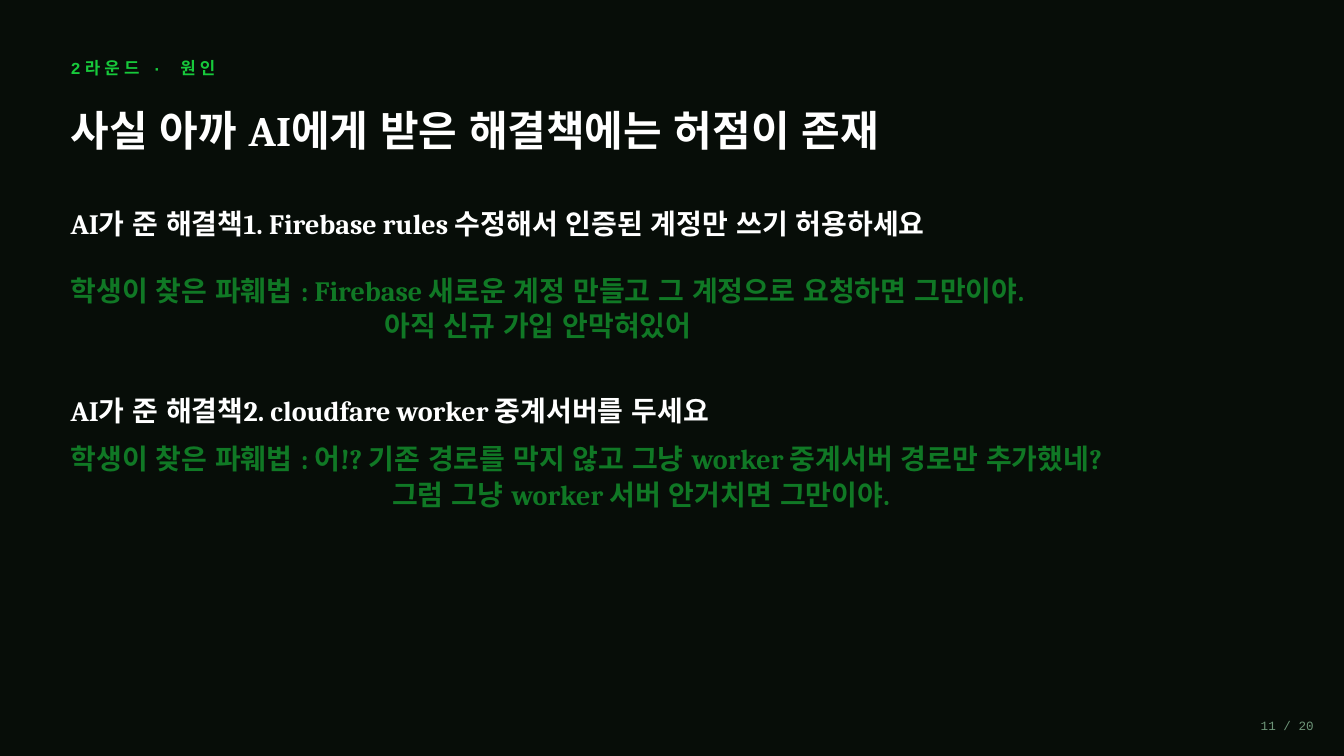
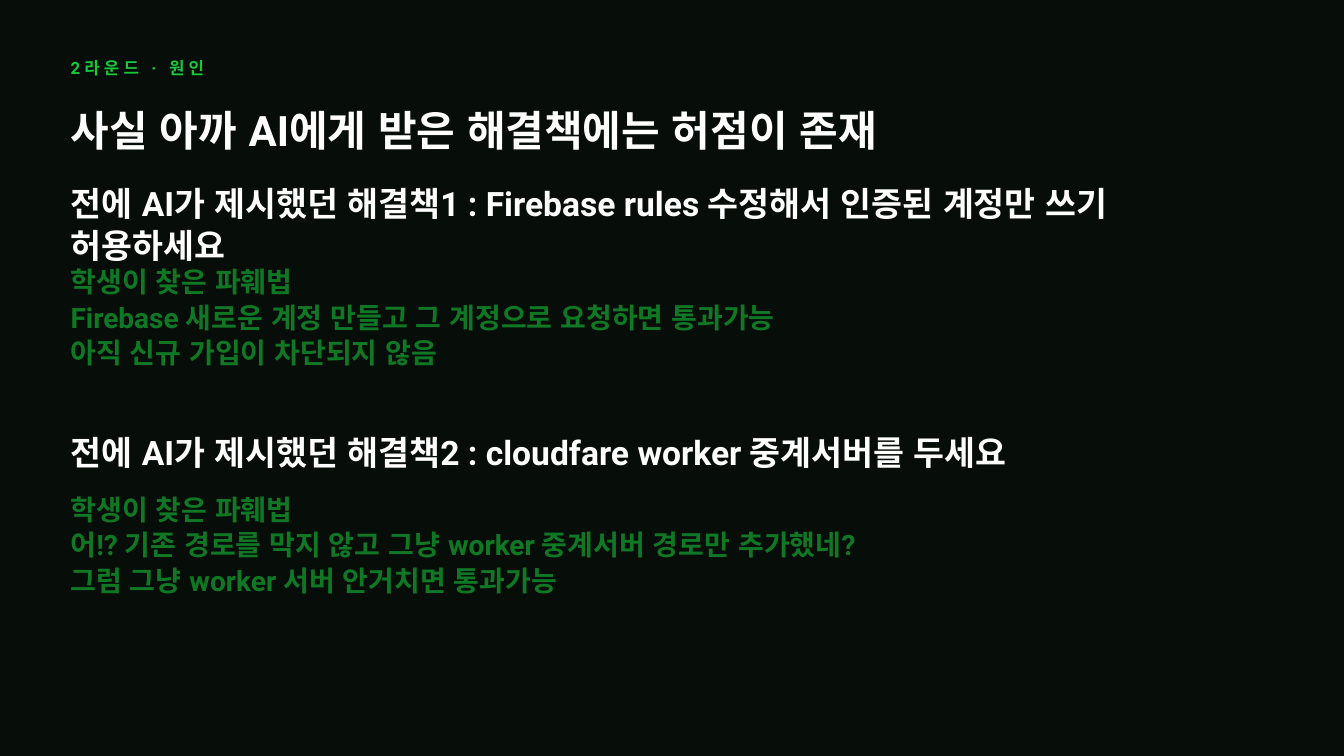
Before and after one commit to shk-cell/Macro_Classroom, a slide deck: slide 13 of AI기반 바이브코딩 시대의 교사역할과 교수학습설계.pptx. Drawn at 1344x756 pixels with LibreOffice and Linux fonts; fonts in the diff are those of the drawing. Boxes give left, top, right and bottom in pixels: in the first picture for what was removed or moved away, otherwise in the second. Text is boxed around its words. In the diff, an @@ line names an element or a change of style, - is before the commit and + after.

```diff
--- a/AI기반 바이브코딩 시대의 교사역할과 교수학습설계.pptx
+++ b/AI기반 바이브코딩 시대의 교사역할과 교수학습설계.pptx
@@ text "2라운드 · 원인" at [169, 60, 204, 75]: font Courier New to Roboto @@
@@ text "사실 아까 AI에게 받은 해결책에는 ..." at [71, 110, 877, 150]: font Cambria to Roboto @@
@@ text at [71, 187, 1107, 261]: text changed; size 20 to 24 pt; font Cambria to Roboto @@
-AI가 준 해결책1. Firebase rules 수정해서 인증된 계정만 쓰기 허용하세요
+전에 AI가 제시했던 해결책1 : Firebase rules 수정해서 인증된 계정만 쓰기 허용하세요
@@ text at [71, 268, 775, 366]: text changed; font Cambria to Roboto @@
-학생이 찾은 파훼법 : Firebase 새로운 계정 만들고 그 계정으로 요청하면 그만이야.
-아직 신규 가입 안막혀있어
+학생이 찾은 파훼법
+Firebase 새로운 계정 만들고 그 계정으로 요청하면 통과가능
+아직 신규 가입이 차단되지 않음
@@ text at [71, 436, 1007, 468]: text changed; size 20 to 24 pt; font Cambria to Roboto @@
-AI가 준 해결책2. cloudfare worker 중계서버를 두세요
+전에 AI가 제시했던 해결책2 : cloudfare worker 중계서버를 두세요
@@ text at [71, 496, 855, 594]: text changed; font Cambria to Roboto @@
-학생이 찾은 파훼법 : 어!? 기존 경로를 막지 않고 그냥 worker 중계서버 경로만 추가했네?
-그럼 그냥 worker 서버 안거치면 그만이야.
+학생이 찾은 파훼법
+어!? 기존 경로를 막지 않고 그냥 worker 중계서버 경로만 추가했네?
+그럼 그냥 worker 서버 안거치면 통과가능
@@ text removed at [1261, 721, 1314, 730] @@
-11 / 20
```
Also in this commit, not shown: 29 other slides changed, 2 slides added, 2 slides removed.
